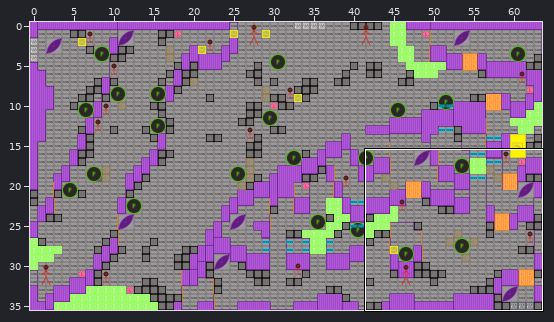
Tiled map (JSON): assets/data/hive_DESI_Level3-Greyboxing_2024-06-17.tmj. The picture above shows the old version from afar; the outline marks the close-up.
Close-up. Earlier state:
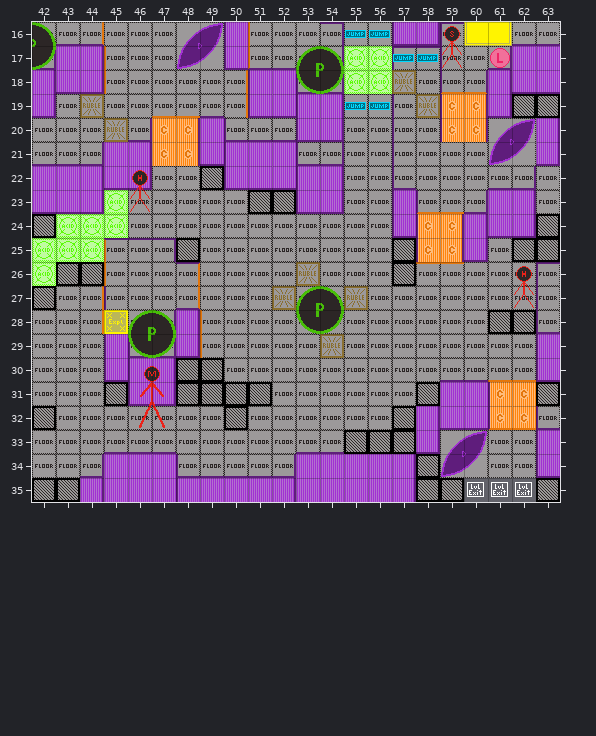
Cells are 24x24 px. Shown: x 42..63, y 16..35. The commit also changed other parts of the map, which this record leaves out.
And afterwards:
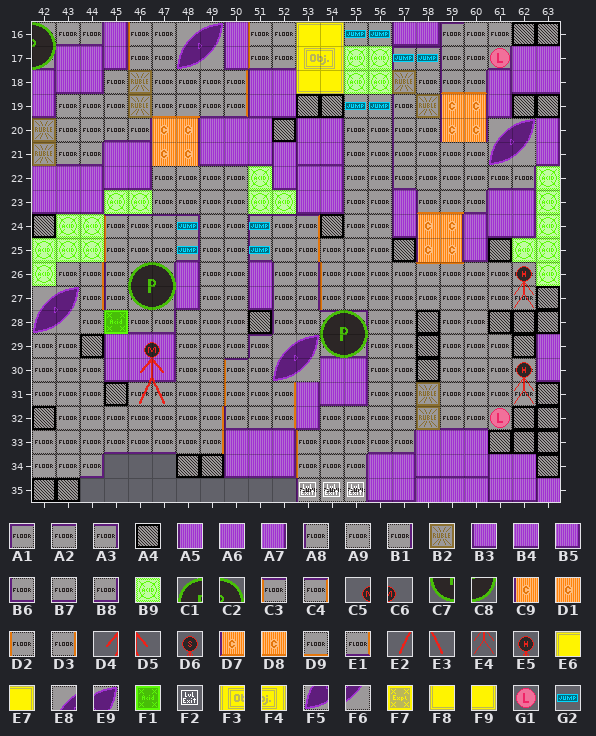
Key: from "hive_DESI_GreyboxingTileset_23": A1 4, A2 5, A3 6, A4 7, A5 10, A6 11, A7 12, A8 14, A9 15, B1 16, B2 17, B3 20, B4 21, B5 22, B6 24, B7 25, B8 26, B9 27, C1 28, C2 29, C3 33, C4 35, C5 36, C6 37, C7 38, C8 39, C9 40, D1 41, D2 43, D3 45, D4 46, D5 47, D6 49, D7 50, D8 51, D9 54, E1 55, E2 56, E3 57, E4 58, E5 59, E6 63, E7 64, E8 65, E9 66, F1 67, F2 68, F3 73, F4 74, F5 75, F6 76, F7 77, F8 83, F9 84, G1 85, G2 86.
__ is an empty cell, ## one hidden under a higher layer, .. an unchanged one.
From old to new:
--- layer "0"
@@ x 44..63 @@
-31 .. .. .. .. .. .. .. .. .. .. .. .. .. .. .. A6 A6 C9 D1 ..
-32 .. .. .. .. .. .. .. .. .. .. .. .. .. .. A7 B4 .. D7 D8 ..
-33 .. .. .. .. .. .. .. .. .. .. .. .. .. .. B5 E8 E9 A9 A9 ..
-34 .. A6 A6 A6 .. .. .. .. .. A6 A6 A6 .. .. A4 F5 F6 A9 A9 B3
-35 A7 A6 A6 A6 A5 A6 A6 A6 A7 A6 A6 A6 A6 A7 A4 A4 F2 F2 F2 A4
+31 .. .. .. .. .. .. .. .. .. .. .. .. .. .. .. __ ## ## __ ..
+32 .. .. .. .. .. .. .. .. .. .. .. .. .. .. ## ## .. ## ## ..
+33 .. .. .. .. .. .. .. .. .. .. .. .. .. .. A6 ## ## ## ## ..
+34 .. __ __ __ .. .. .. .. .. __ __ __ .. .. ## ## ## ## ## ##
+35 __ __ __ __ __ __ __ __ __ __ __ __ B4 B5 ## ## ## ## ## ##
--- layer "Background 1"
@@ x 46..63 @@
-20 .. .. .. .. __ __ .. .. .. .. .. .. .. .. .. .. .. ..
-21 .. .. .. .. A5 A6 A6 .. .. .. .. .. .. .. .. .. .. ..
-22 .. .. .. .. B3 B4 B4 .. .. .. .. .. .. .. .. .. .. ..
-23 A9 .. .. .. .. .. .. .. .. .. .. .. .. .. .. .. .. ..
-24 A9 A9 .. .. .. A9 A9 .. .. .. .. .. .. .. .. .. .. ..
-25 .. .. .. .. .. A9 .. A9 .. .. .. .. .. .. .. .. .. ..
-26 .. .. __ .. .. A9 A9 .. A9 .. .. .. .. .. .. .. .. ..
-27 .. .. __ .. .. A9 .. A9 A9 .. .. .. .. .. .. .. .. ..
-28 .. .. A7 .. .. .. .. .. .. .. .. .. .. .. .. .. .. ..
-29 ## .. B5 .. .. .. .. .. .. .. .. .. .. .. .. .. .. ..
-30 A5 A7 .. .. .. .. .. .. A9 A9 .. .. .. B7 B7 .. .. ..
-31 B3 B5 .. .. .. .. .. A9 A9 A9 .. .. .. __ __ __ __ ..
-32 .. .. .. .. .. .. .. A9 .. .. .. ## .. __ __ __ .. B6
-33 .. .. .. .. A9 A9 A9 .. __ __ __ .. .. __ __ .. .. ..
-34 .. .. .. .. __ __ __ .. __ __ .. .. __ __ __ __ __ ..
-35 .. .. .. .. .. .. .. __ __ __ .. .. __ __ __ __ __ __
+20 .. .. .. .. A6 A6 .. .. .. .. .. .. .. .. .. .. .. ..
+21 .. .. .. .. B4 B4 A5 .. .. .. .. .. .. .. .. .. .. ..
+22 .. .. .. .. A9 __ B3 .. .. .. .. .. .. .. .. .. .. ..
+23 __ .. .. .. .. .. .. .. .. .. .. .. .. .. .. .. .. ..
+24 __ __ .. .. .. __ __ .. .. .. .. .. .. .. .. .. .. ..
+25 .. .. .. .. .. __ .. __ .. .. .. .. .. .. .. .. .. ..
+26 .. .. A7 .. .. A5 __ .. __ .. .. .. .. .. .. .. .. ..
+27 .. .. B5 .. .. B3 .. __ __ .. .. .. .. .. .. .. .. ..
+28 .. .. A9 .. .. .. .. .. .. .. .. .. .. .. .. .. .. ..
+29 A6 .. A9 .. .. .. .. .. .. .. .. .. .. .. .. .. .. ..
+30 B4 B5 .. .. .. .. .. .. A6 A7 .. .. .. A9 A9 .. .. ..
+31 A9 A9 .. .. .. .. .. A7 B4 B5 .. .. .. A9 A9 A9 A9 ..
+32 .. .. .. .. .. .. .. B5 .. .. .. A9 .. B7 B7 A9 .. ##
+33 .. .. .. .. A5 A6 A7 .. A9 A9 B7 .. .. A6 A6 .. .. ..
+34 .. .. .. .. B3 B4 B5 .. A9 B1 .. .. B4 B4 B4 A5 A6 ..
+35 .. .. .. .. .. .. .. A8 A9 B1 .. .. A6 A6 A6 B3 B4 A5
--- layer "Non-Interactables 1"
@@ x 42..63 @@
-22 .. .. .. .. .. .. .. A4 .. .. .. .. .. .. .. .. .. .. .. .. .. ..
-23 .. .. .. .. .. .. .. .. .. A4 A4 .. .. .. .. .. .. .. .. .. .. ..
-24 .. .. .. .. .. .. .. .. .. .. .. .. __ .. .. .. .. .. .. .. .. ..
-25 .. .. .. .. .. .. A4 .. .. .. .. .. .. .. .. .. .. .. .. __ .. ..
-26 .. A4 A4 .. .. .. .. .. .. .. .. .. .. .. .. A4 .. .. .. .. .. ..
-27 A4 .. .. .. .. .. .. .. .. .. .. .. .. .. .. .. .. .. .. .. .. ..
-28 .. .. .. .. .. .. .. .. .. __ .. .. .. .. .. .. __ .. .. .. .. ..
-29 .. .. __ .. .. .. .. .. .. .. .. .. .. .. .. .. __ .. .. .. __ ..
-30 .. .. .. .. .. .. A4 A4 .. .. .. .. .. .. .. .. __ .. .. .. .. ..
-31 .. .. .. .. .. .. A4 A4 .. A4 .. .. .. .. .. .. A4 .. .. .. .. ..
-32 .. .. .. .. .. .. .. .. .. .. .. .. .. .. .. A4 .. .. .. .. __ __
-33 .. .. .. .. .. .. .. .. .. .. .. B7 B7 A4 A4 A4 .. .. .. __ __ __
-34 .. .. .. .. .. .. __ B7 B7 B7 B8 .. .. .. .. .. .. .. .. .. .. __
+22 .. .. .. .. .. .. .. __ .. .. .. .. .. .. .. .. .. .. .. .. .. ..
+23 .. .. .. .. .. .. .. .. .. __ __ .. .. .. .. .. .. .. .. .. .. ..
+24 .. .. .. .. .. .. .. .. .. .. .. .. A4 .. .. .. .. .. .. .. .. ..
+25 .. .. .. .. .. .. __ .. .. .. .. .. .. .. .. .. .. .. .. A4 .. ..
+26 .. __ __ .. .. .. .. .. .. .. .. .. .. .. .. __ .. .. .. .. .. ..
+27 __ .. .. .. .. .. .. .. .. .. .. .. .. .. .. .. .. .. .. .. .. ..
+28 .. .. .. .. .. .. .. .. .. A4 .. .. .. .. .. .. A4 .. .. .. .. ..
+29 .. .. A4 .. .. .. .. .. .. .. .. .. .. .. .. .. A4 .. .. .. A4 ..
+30 .. .. .. .. .. .. __ __ .. .. .. .. .. .. .. .. A4 .. .. .. .. ..
+31 .. .. .. .. .. .. __ __ .. __ .. .. .. .. .. .. __ .. .. .. .. ..
+32 .. .. .. .. .. .. .. .. .. .. .. .. .. .. .. __ .. .. .. .. A4 A4
+33 .. .. .. .. .. .. .. .. .. .. .. __ __ __ __ __ .. .. .. A4 A4 A4
+34 .. .. .. .. .. .. A4 A4 __ __ __ .. .. .. .. .. .. .. .. .. .. A4
--- layer "Interactables 1"
@@ x 42..63 @@
-22 .. .. .. .. E5 .. .. .. .. __ .. .. .. .. .. .. .. .. .. .. .. __
-23 .. .. .. .. E4 .. .. .. .. __ __ .. .. .. .. .. .. .. .. .. .. __
-24 .. .. .. .. .. .. .. .. .. .. .. .. .. .. .. .. .. .. .. .. .. __
-25 .. .. .. .. .. .. .. .. .. .. .. .. .. .. .. .. .. .. .. .. __ __
-26 .. .. __ .. .. .. .. .. .. .. .. B2 __ .. .. .. .. .. .. .. .. A1
-27 __ __ .. .. .. .. .. .. .. .. B2 C1 C2 B2 .. .. .. .. .. .. .. ..
-28 __ __ D3 .. .. .. .. D2 .. .. .. C7 C8 .. .. .. .. .. .. .. .. ..
-29 .. .. .. .. __ __ .. D2 .. .. .. .. B2 .. .. .. .. .. .. .. .. ..
-30 .. .. .. .. C5 C6 .. .. .. .. .. .. .. .. .. .. .. .. .. D9 D9 ..
-31 .. .. .. .. D4 D5 .. .. .. .. .. .. .. .. .. .. __ .. .. .. __ ..
-32 .. .. .. .. E2 E3 .. __ .. .. .. .. .. .. .. .. __ .. .. __ .. ..
-33 .. .. .. .. .. .. .. __ .. .. .. __ .. .. .. .. .. .. .. .. .. ..
-34 .. .. .. .. .. .. .. .. .. .. .. __ .. .. .. .. .. .. .. .. .. ..
+22 .. .. .. .. __ .. .. .. .. B9 .. .. .. .. .. .. .. .. .. .. .. B9
+23 .. .. .. .. B9 .. .. .. .. B9 B9 .. .. .. .. .. .. .. .. .. .. B9
+24 .. .. .. .. .. .. .. .. .. .. .. .. .. .. .. .. .. .. .. .. .. B9
+25 .. .. .. .. .. .. .. .. .. .. .. .. .. .. .. .. .. .. .. .. B9 B9
+26 .. .. D3 .. .. .. .. .. .. .. .. __ D2 .. .. .. .. .. .. .. .. B9
+27 E8 E9 .. .. .. .. .. .. .. .. __ __ D2 __ .. .. .. .. .. .. .. ..
+28 F5 F6 __ .. .. .. .. __ .. .. .. __ __ .. .. .. .. .. .. .. .. ..
+29 .. .. .. .. C5 C6 .. __ .. .. .. .. __ .. .. .. .. .. .. .. .. ..
+30 .. .. .. .. D4 D5 .. .. .. .. .. .. .. .. .. .. .. .. .. __ E5 ..
+31 .. .. .. .. E2 E3 .. .. .. .. .. .. .. .. .. .. B2 .. .. .. E4 ..
+32 .. .. .. .. __ __ .. D3 .. .. .. .. .. .. .. .. B2 .. .. G1 .. ..
+33 .. .. .. .. .. .. .. D3 .. .. .. D2 .. .. .. .. .. .. .. .. .. ..
+34 .. .. .. .. .. .. .. .. .. .. .. D2 .. .. .. .. .. .. .. .. .. ..
--- layer "Invisibles 1"
@@ x 53..55 @@
-35 __ __ __
+35 F2 F2 F2
--- layer "Background 2"
@@ x 45..45 @@
-16 A9
-17 __
-18 __
+16 A7
+17 B5
+18 A9
@@ x 50..52 @@
-20 B6 B7 B7
+20 __ __ ##
@@ x 46..63 @@
-24 __ __ __ .. .. __ __ .. .. .. .. .. .. .. .. .. .. ..
-25 A2 A3 __ .. .. __ .. .. .. .. .. .. .. .. .. .. .. ..
-26 .. A9 .. .. .. .. __ __ .. .. .. .. .. .. .. .. .. ..
-27 .. A9 .. .. .. .. __ __ .. .. .. .. .. .. .. .. .. A8
-28 A9 B1 .. .. .. .. __ __ __ __ .. .. .. .. .. .. .. ..
-29 B6 B8 .. .. .. __ .. .. __ __ .. .. .. .. .. .. .. ..
+24 A2 A2 A3 .. .. A1 A2 .. .. .. .. .. .. .. .. .. .. ..
+25 A9 A9 B8 .. .. B6 .. .. .. .. .. .. .. .. .. .. .. ..
+26 .. B1 .. .. .. .. A8 B1 .. .. .. .. .. .. .. .. .. ..
+27 .. B1 .. .. .. .. A8 B1 .. .. .. .. .. .. .. .. .. ##
+28 B7 B8 .. .. .. .. A8 A9 A2 A3 .. .. .. .. .. .. .. ..
+29 __ __ .. .. .. A1 .. .. B7 B8 .. .. .. .. .. .. .. ..
@@ x 50..51 @@
-32 __ __
+32 B6 B7
--- layer "Non-Interactables 2"
@@ x 52..52 @@
-20 __
+20 A4
@@ x 63..63 @@
-27 __
-28 __
+27 A4
+28 A4
--- layer "Interactables 2"
@@ x 42..50 @@
-16 .. .. .. .. __ .. .. .. ..
-17 .. .. .. D2 __ .. .. .. ..
-18 .. .. .. D2 __ .. .. .. ..
-19 .. .. B2 .. __ .. .. .. D3
-20 __ .. .. B2 .. .. .. .. ..
-21 __ .. .. .. .. .. .. .. ..
+16 .. .. .. .. D2 .. .. .. ..
+17 .. .. .. __ D2 .. .. .. ..
+18 .. .. .. __ B2 .. .. .. ..
+19 .. .. __ .. B2 .. .. .. E1
+20 B2 .. .. __ .. .. .. .. ..
+21 B2 .. .. .. .. .. .. .. ..
@@ x 45..55 @@
-24 __ .. .. .. .. .. .. .. __ .. ..
-25 C3 .. .. .. .. .. .. .. __ .. ..
-26 D2 __ __ C4 .. .. .. .. .. .. ..
-27 .. __ __ E1 .. .. .. .. .. .. ..
-28 F7 C1 C2 .. .. .. .. .. .. __ __
-29 .. C7 C8 .. .. .. .. __ __ __ __
-30 .. .. .. .. .. __ .. __ __ .. ..
-31 .. .. .. .. .. __ .. __ .. .. ..
-32 .. .. .. .. .. .. .. __ .. .. ..
+24 C3 .. .. .. .. .. .. .. C4 .. ..
+25 D2 .. .. .. .. .. .. .. D3 .. ..
+26 __ C1 C2 __ .. .. .. .. .. .. ..
+27 .. C7 C8 __ .. .. .. .. .. .. ..
+28 F1 __ __ .. .. .. .. .. .. C1 C2
+29 .. __ __ .. .. .. .. E8 E9 C7 C8
+30 .. .. .. .. .. C3 .. F5 F6 .. ..
+31 .. .. .. .. .. D2 .. D3 .. .. ..
+32 .. .. .. .. .. .. .. E1 .. .. ..
--- layer "Invisibles 2"
@@ x 48..51 @@
-24 __ .. .. __
-25 __ .. .. __
+24 G2 .. .. G2
+25 G2 .. .. G2
--- layer "Background 3"
@@ x 60..61 @@
-16 __ __
+16 A9 A9
@@ x 53..54 @@
-18 B6 B8
+18 ## ##
@@ x 53..54 @@
-20 __ __
-21 __ __
+20 A5 A7
+21 B3 B5
--- layer "Non-Interactables 3"
@@ x 44..63 @@
-16 __ .. .. .. .. .. .. .. .. .. .. .. .. .. .. .. .. .. __ __
+16 B8 .. .. .. .. .. .. .. .. .. .. .. .. .. .. .. .. .. A4 A4
@@ x 53..54 @@
-19 __ __
+19 A4 A4
--- layer "Interactables 3"
@@ x 44..61 @@
-16 E1 .. .. .. .. .. .. .. .. __ __ .. .. .. .. D6 F8 F9
-17 .. .. .. .. .. .. .. .. .. C1 C2 .. .. .. .. E4 .. ..
-18 .. .. .. .. .. .. .. .. .. C7 C8 .. .. .. .. .. .. ..
+16 __ .. .. .. .. .. .. .. .. E6 E7 .. .. .. .. __ __ __
+17 .. .. .. .. .. .. .. .. .. F3 F4 .. .. .. .. __ .. ..
+18 .. .. .. .. .. .. .. .. .. F8 F9 .. .. .. .. .. .. ..
